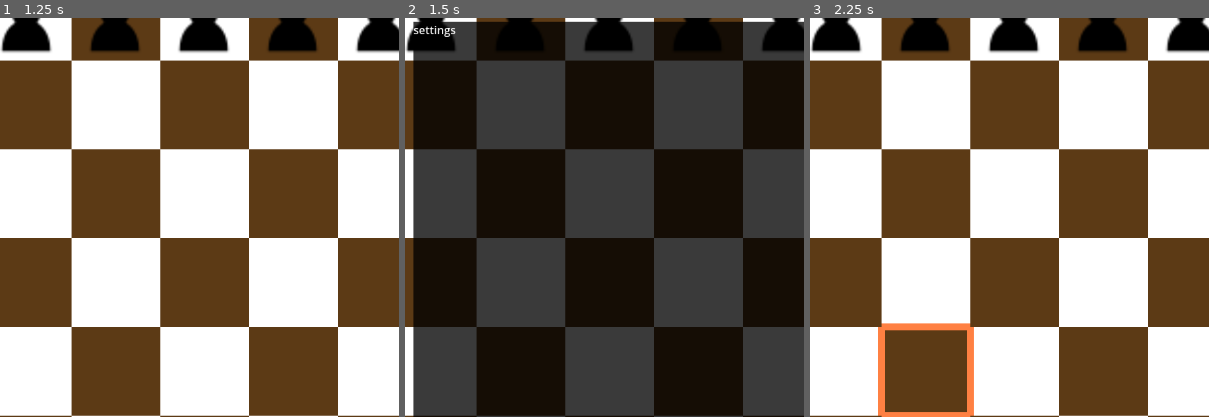
Above: before the commit, frames 1-3 (left to right).
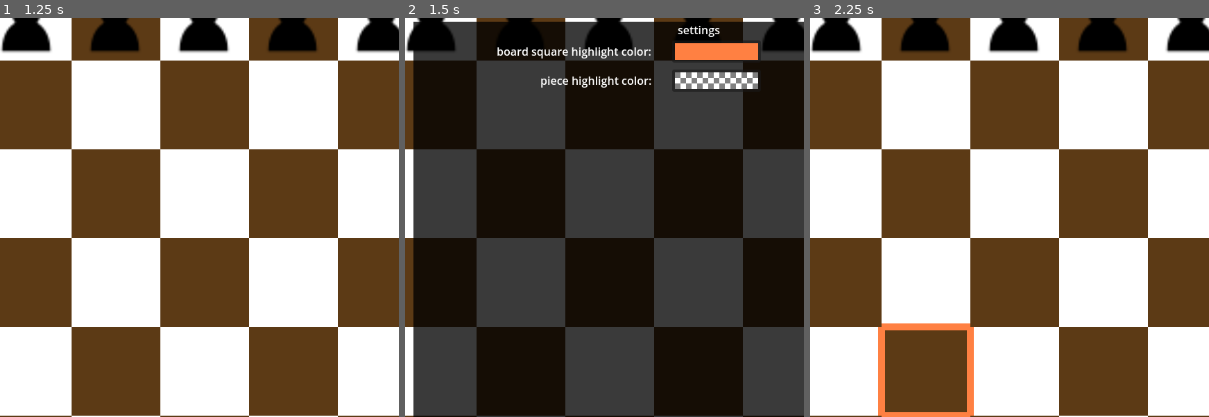
Above: after the commit, the same moments.

Repository: telamonian/chess_2d
Game: Godot game, scene res://game/game_2d.tscn
The game is run twice, just before and just after one commit, with the same random seed, the same clock (stepped at 60 frames per second) and the same inputs.
Inputs (mouse positions are % of the whole screen's width and height, from its top left):
- Up to frame 1 (1.25 s): tap Enter at 0.5 s; drag from (6, 83) to (83, 83) at 0.52 s
- Up to frame 2 (1.5 s): click (89, 10) at 1.25 s
- Up to frame 3 (2.25 s): tap Space at 2 s; drag from (17, 83) to (83, 83) at 2.02 s
The pictures show only the part of the screen within x 13-63%, y 17-67%; the shares and areas given below are measured in that part.

Frame 1 is identical in both runs. In frame 2, 2.9% of the frame differs, in the area x 2-89%, y 2-18%; in frame 3, nothing differs.

Commit message:
initial two options laid out in settings menu. One of them even works!

Diff:
--- /dev/null
+++ b/game/settings/board_highlight_picker_button.gd
@@ -0,0 +1,11 @@
+extends ColorPickerButton
+
+var opt = Opt.get_option_by_section("game", "square_highlight")
+
+# Called when the node enters the scene tree for the first time.
+func _ready() -> void:
+  color = opt.value
+  color_changed.connect(_on_color_changed)
+
+func _on_color_changed(new_color: Color):
+  Opt.set_option_value(opt.section, opt.name, new_color)
--- /dev/null
+++ b/game/settings/piece_highlight_picker_button.gd
@@ -0,0 +1,11 @@
+extends ColorPickerButton
+
+var opt = Opt.get_option_by_section("game", "piece_highlight")
+
+# Called when the node enters the scene tree for the first time.
+func _ready() -> void:
+  color = opt.value
+  color_changed.connect(_on_color_changed)
+
+func _on_color_changed(new_color: Color):
+  Opt.set_option_value(opt.section, opt.name, new_color)
--- a/game/settings/settings_menu.tscn
+++ b/game/settings/settings_menu.tscn
@@ -1,4 +1,7 @@
-[gd_scene format=3 uid="uid://cqd4o0ugygr6o"]
+[gd_scene load_steps=3 format=3 uid="uid://cqd4o0ugygr6o"]
+
+[ext_resource type="Script" uid="uid://c5knyjb4ealgn" path="res://game/settings/board_highlight_picker_button.gd" id="1_6lqao"]
+[ext_resource type="Script" uid="uid://d2oqy56mju0r5" path="res://game/settings/piece_highlight_picker_button.gd" id="2_jxxnr"]
 
 [node name="Settings_Menu" type="Control"]
 layout_mode = 3
@@ -24,9 +27,14 @@
 color = Color(0, 0, 0, 0.77254903)
 
 [node name="MarginContainer" type="MarginContainer" parent="ColorRect"]
-layout_mode = 0
-offset_right = 40.0
-offset_bottom = 40.0
+layout_mode = 1
+anchors_preset = 15
+anchor_right = 1.0
+anchor_bottom = 1.0
+grow_horizontal = 2
+grow_vertical = 2
+theme_override_constants/margin_left = 120
+theme_override_constants/margin_right = 120
 
 [node name="VBoxContainer" type="VBoxContainer" parent="ColorRect/MarginContainer"]
 layout_mode = 2
@@ -34,17 +42,38 @@
 [node name="Label" type="Label" parent="ColorRect/MarginContainer/VBoxContainer"]
 layout_mode = 2
 text = "settings"
+horizontal_alignment = 1
 
 [node name="ScrollContainer" type="ScrollContainer" parent="ColorRect/MarginContainer/VBoxContainer"]
 layout_mode = 2
+size_flags_vertical = 3
 
 [node name="GridContainer" type="GridContainer" parent="ColorRect/MarginContainer/VBoxContainer/ScrollContainer"]
 layout_mode = 2
+theme_override_constants/h_separation = 25
+theme_override_constants/v_separation = 10
 columns = 2
 
-[node name="Label" type="Label" parent="ColorRect/MarginContainer/VBoxContainer/ScrollContainer/GridContainer"]
+[node name="BoardHighlight_Label" type="Label" parent="ColorRect/MarginContainer/VBoxContainer/ScrollContainer/GridContainer"]
 layout_mode = 2
-text = "square highlight color: "
+text = "board square highlight color: "
+horizontal_alignment = 2
 
-[node name="ColorPickerButton" type="ColorPickerButton" parent="ColorRect/MarginContainer/VBoxContainer/ScrollContainer/GridContainer"]
+[node name="BoardHighlight_PickerButton" type="ColorPickerButton" parent="ColorRect/MarginContainer/VBoxContainer/ScrollContainer/GridContainer"]
+custom_minimum_size = Vector2(128, 32)
 layout_mode = 2
+icon_alignment = 1
+color = Color(0.7529412, 0.5803922, 0.5137255, 1)
+script = ExtResource("1_6lqao")
+
+[node name="PieceHighlight_Label" type="Label" parent="ColorRect/MarginContainer/VBoxContainer/ScrollContainer/GridContainer"]
+layout_mode = 2
+text = "piece highlight color: "
+horizontal_alignment = 2
+
+[node name="PieceHighlight_PickerButton" type="ColorPickerButton" parent="ColorRect/MarginContainer/VBoxContainer/ScrollContainer/GridContainer"]
+custom_minimum_size = Vector2(128, 32)
+layout_mode = 2
+icon_alignment = 1
+color = Color(0.7529412, 0.5803922, 0.5137255, 1)
+script = ExtResource("2_jxxnr")
--- a/options.gd
+++ b/options.gd
@@ -38,7 +38,7 @@
 func _init():
   load_config()
 
-func set_option(section: String, name: String, default) -> Option:
+func create_option(section: String, name: String, default) -> Option:
   var option = Option.new(section, name, default)
 
   by_name[option.name] = option
@@ -66,15 +66,15 @@
   if err == OK:
     for d in defaults:
       if config.has_section_key(d[0], d[1]):
-        set_option(d[0], d[1], config.get_value(d[0], d[1]))
+        create_option(d[0], d[1], config.get_value(d[0], d[1]))
       else:
-        set_option(d[0], d[1], d[2])
+        create_option(d[0], d[1], d[2])
     print_debug("updating user preference file at: " + OPTIONS_FILE)
     save_config()
     return true
   else:
     for d in defaults:
-      set_option(d[0], d[1], d[2])
+      create_option(d[0], d[1], d[2])
     print_debug("creating user preference file at: " + OPTIONS_FILE)
     save_config()
     return false
Not shown, added: game/settings/board_highlight_picker_button.gd.uid
Not shown, added: game/settings/piece_highlight_picker_button.gd.uid
